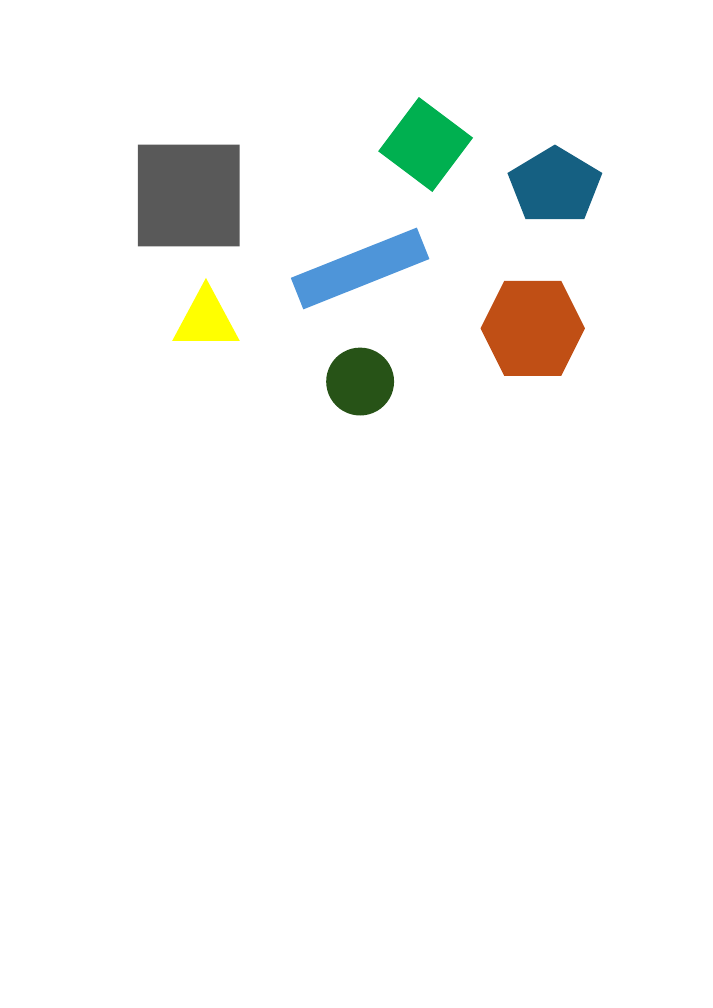
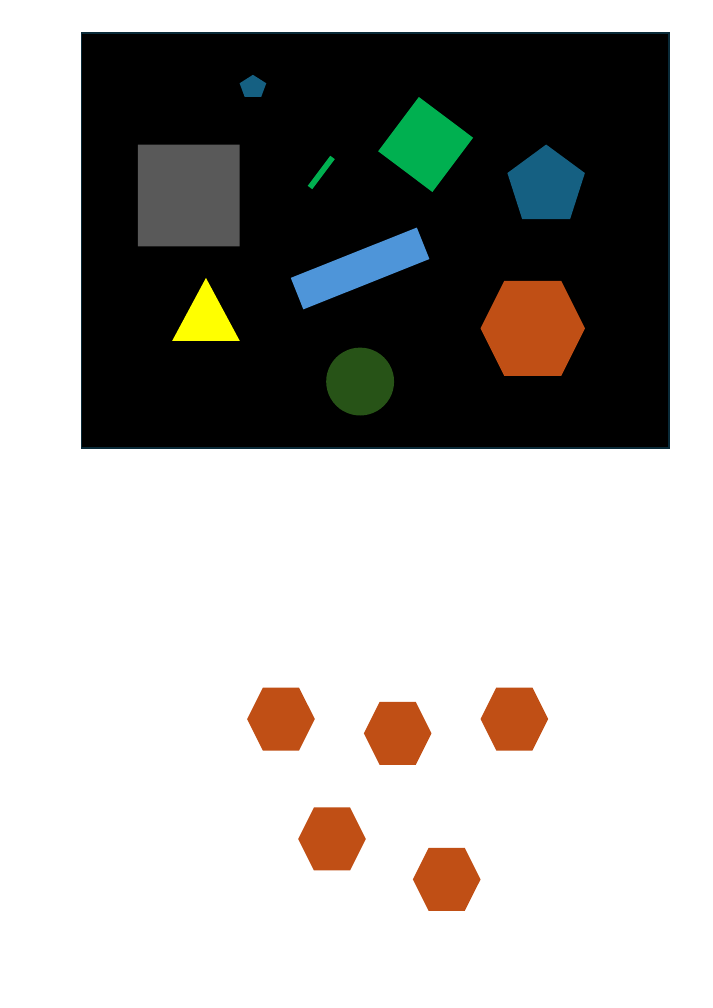
Before and after one commit to IOGS-Digital-Methods/semester-6, a slide deck: slide 1 of InterfacageNumerique/TP/bloc_VI_2026/autres/Objets.pptx. Drawn at 713x1008 pixels with LibreOffice and Linux fonts; fonts in the diff are those of the drawing. Boxes give left, top, right and bottom in pixels: in the first picture for what was removed or moved away, otherwise in the second. Text is boxed around its words. In the diff, an @@ line names an element or a change of style, - is before the commit and + after.

```diff
--- a/InterfacageNumerique/TP/bloc_VI_2026/autres/Objets.pptx
+++ b/InterfacageNumerique/TP/bloc_VI_2026/autres/Objets.pptx
@@ rectangle added at box(81, 33, 669, 447), fill #000000, outline #092A39 1.5 pt @@
@@ pentagon added at box(240, 75, 266, 97), fill #156082 @@
@@ pentagon: place and size @@
-pentagon at box(508, 145, 603, 220)
+pentagon at box(508, 145, 585, 220)
@@ rectangle added at box(307, 155, 335, 189), fill #00B050 @@
@@ hexagon added at box(247, 688, 315, 751), fill #C04F15 @@
@@ hexagon added at box(480, 688, 547, 751), fill #C04F15 @@
@@ hexagon added at box(364, 702, 431, 765), fill #C04F15 @@
@@ hexagon added at box(298, 808, 366, 871), fill #C04F15 @@
@@ hexagon added at box(413, 848, 480, 911), fill #C04F15 @@
```
Also in this commit, not shown: 16 other files.
